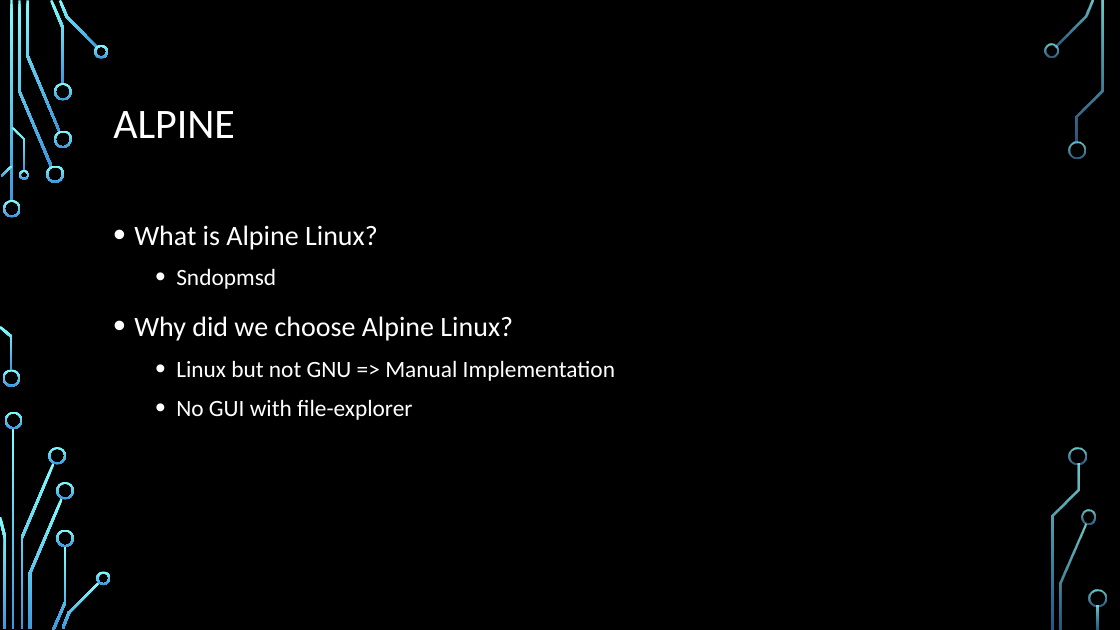
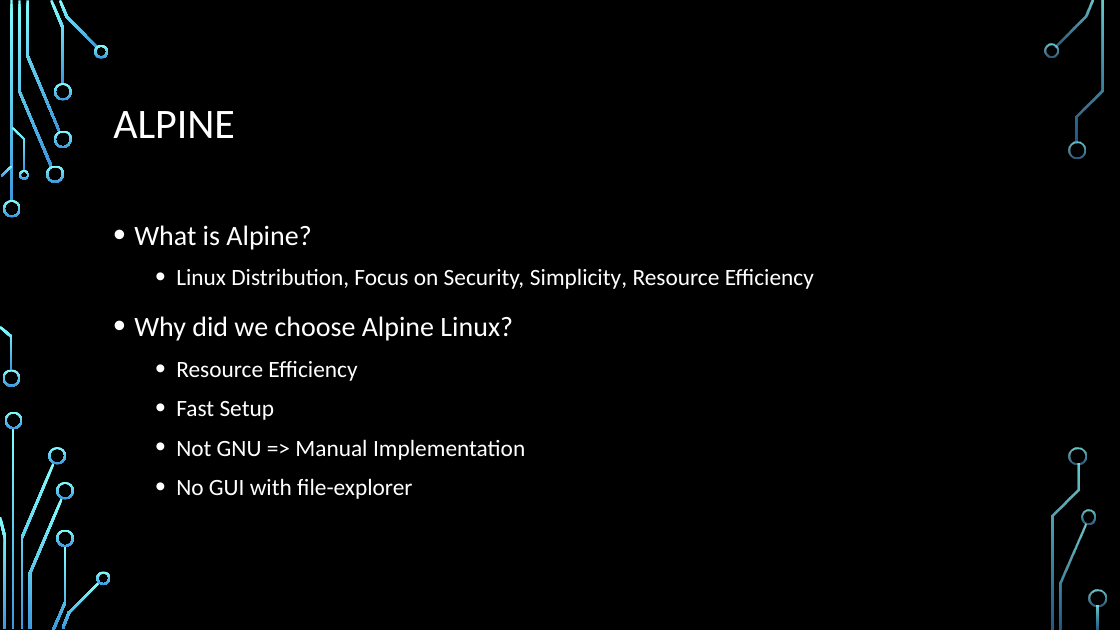
Before and after one commit to eliahaenggi/alpine-shell, a slide deck: slide 4 of Custom_Shell_Elia_Matthew.pptx. Drawn at 1120x630 pixels with LibreOffice and Linux fonts; fonts in the diff are those of the drawing; background and template pictures are left out. Boxes give left, top, right and bottom in pixels: in the first picture for what was removed or moved away, otherwise in the second. Text is boxed around its words. In the diff, an @@ line names an element or a change of style, - is before the commit and + after.

```diff
--- a/Custom_Shell_Elia_Matthew.pptx
+++ b/Custom_Shell_Elia_Matthew.pptx
@@ text at [134,225,814,289]: text changed; size 24 to 20 pt @@
-• What is Alpine Linux?
-  • Sndopmsd
+• What is Alpine?
+  • Linux Distribution, Focus on Security, Simplicity, Resource Efficiency
@@ text at [176,361,525,460]: text changed @@
-  • Linux but not GNU => Manual Implementation
+  • Resource Efficiency
+  • Fast Setup
+  • Not GNU => Manual Implementation
```
Also in this commit, not shown: 2 other slides changed.
